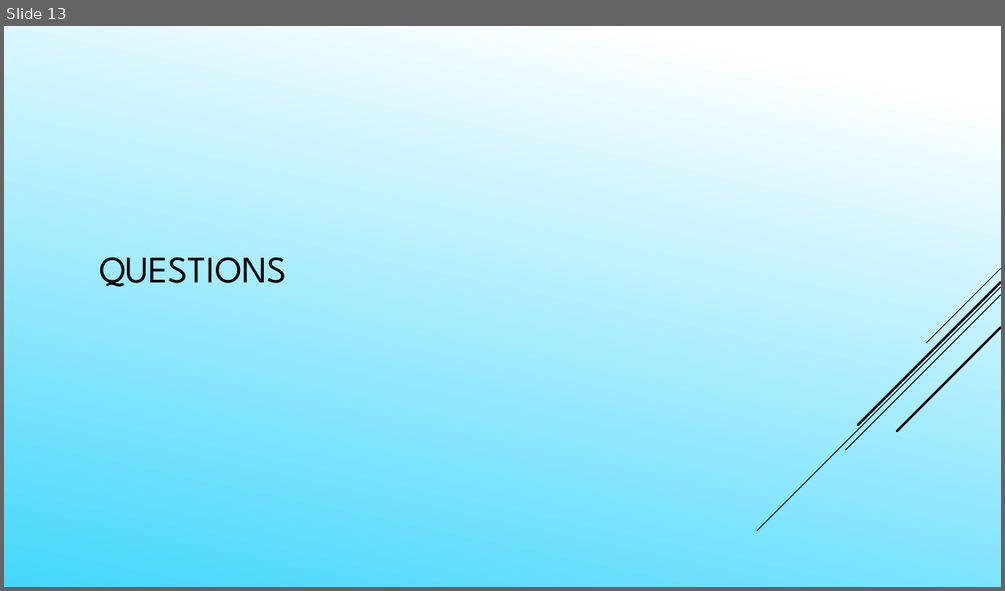
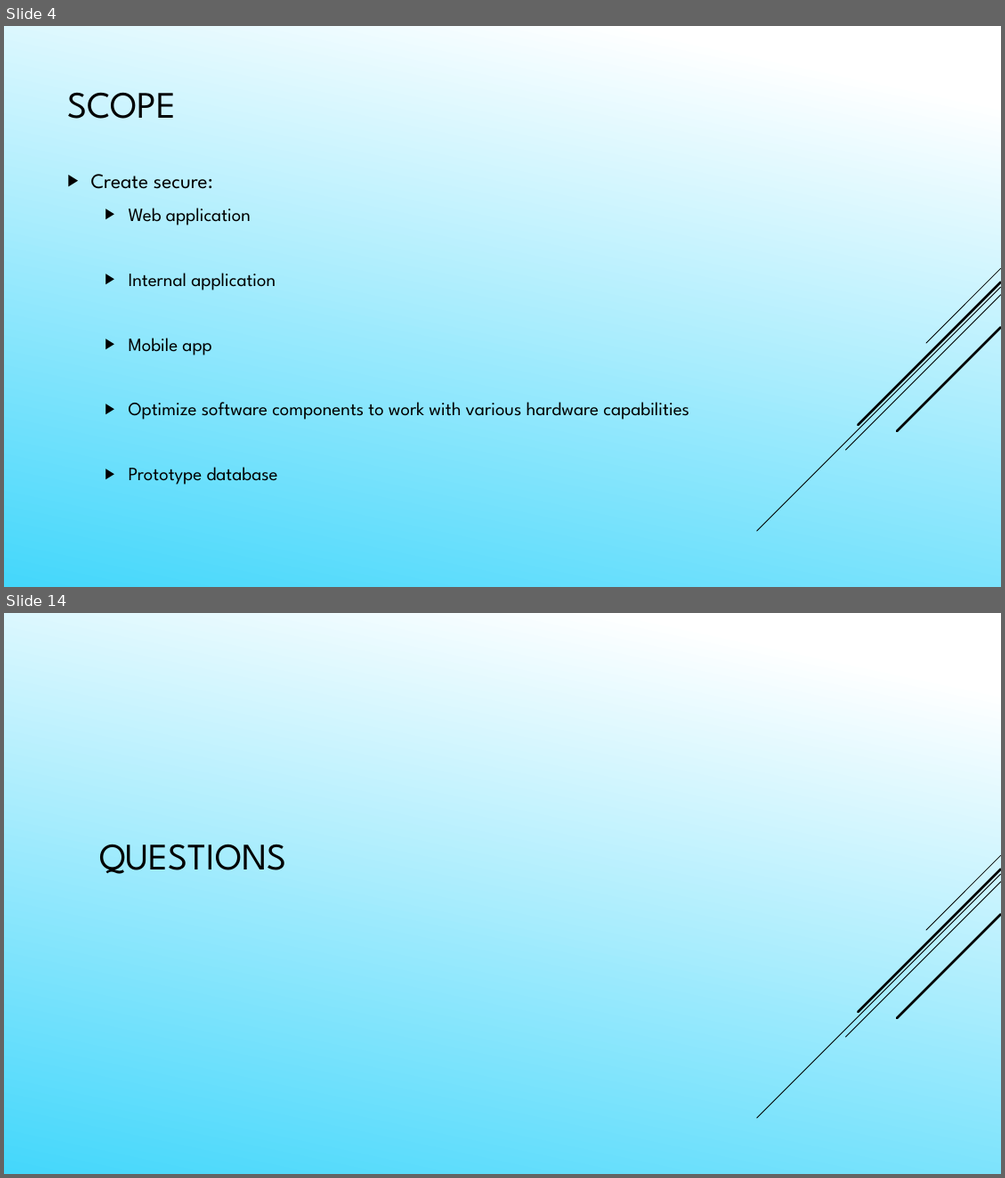
Before and after one commit to Daefikio/OOD2018Team2pro, a slide deck: Presentation Powerpoint.pptx. Shown one above the other, each under a label of ours: slide 13 before the commit, slides 4 and 14 after it; the slides between them are not shown. The pictures are 1005x591 and 1005x1178 pixels, drawn with LibreOffice and Linux fonts; fonts in the diff are those of the drawing. Boxes give left, top, right and bottom in pixels: in the first picture for what was removed or moved away, otherwise in the second. Text is boxed around its words. In the diff, an @@ line names an element or a change of style, - is before the commit and + after.

```diff
--- a/Presentation Powerpoint.pptx
+++ b/Presentation Powerpoint.pptx
@@ slide 4 added at (4,26,1001,587), background gradient #FFFFFF to #45D7FB; not listed: 5 template elements that a slide beside it also shows @@
@@ title added at (67,92,176,119), 36 pt, text #000000 @@
+SCOPE
@@ text added at (91,174,689,484), 18 pt, text #000000 @@
+▶ Create secure:
+  ▶ Web application
+  ▶ Internal application
+  ▶ Mobile app
+  ▶ Optimize software components to work with various hardware capabilities
+  ▶ Prototype database
@@ what was slide 13 is now slide 14 @@
```
Also in this commit, not shown: 10 slides changed, 2 other slides added, 2 slides removed, 1 other file.
